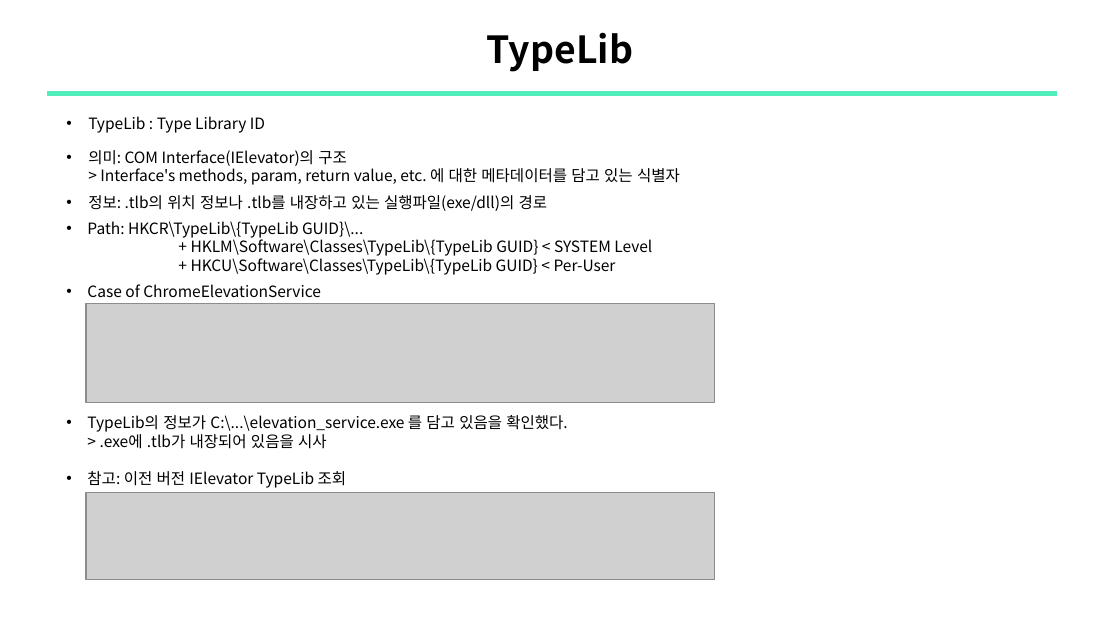
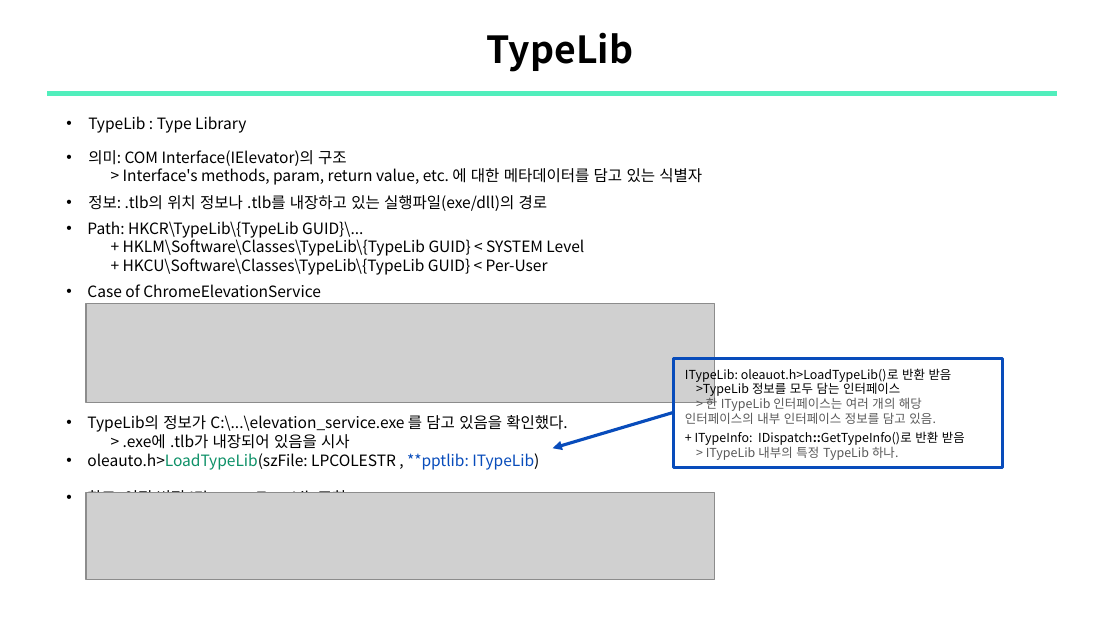
Before and after one commit to sewonpark292/SSL-Seminar, a slide deck: slide 14 of 16_COMrade_ABE_Analysis.pptx (slide 15 before the commit). Drawn at 1120x630 pixels with LibreOffice and Linux fonts; fonts in the diff are those of the drawing; grey boxes stand for pictures. Boxes give left, top, right and bottom in pixels: in the first picture for what was removed or moved away, otherwise in the second. Text is boxed around its words. In the diff, an @@ line names an element or a change of style, - is before the commit and + after.

```diff
--- a/16_COMrade_ABE_Analysis.pptx
+++ b/16_COMrade_ABE_Analysis.pptx
@@ text at [88, 116, 246, 133]: text changed @@
-    • TypeLib : Type Library ID
+    • TypeLib : Type Library
@@ border callout added at [674, 358, 1002, 467], outline #084CBB 2 pt, 8 pt, text #000000 @@
+ITypeLib: oleauot.h>LoadTypeLib()로 반환 받음
+>TypeLib 정보를 모두 담는 인터페이스
+  > 한 ITypeLib 인터페이스는 여러 개의 해당 인터페이스의 내부 인터페이스 정보를 담고 있음.
++ ITypeInfo: IDispatch::GetTypeInfo()로 반환 받음
+  > ITypeLib 내부의 특정 TypeLib 하나.
@@ text at [87, 453, 539, 470]: paragraph added @@
+      • oleauto.h>LoadTypeLib(szFile: LPCOLESTR , **pptlib: ITypeLib)
```
Also in this commit, not shown: 5 other slides changed, 5 slides added, 2 slides removed.
